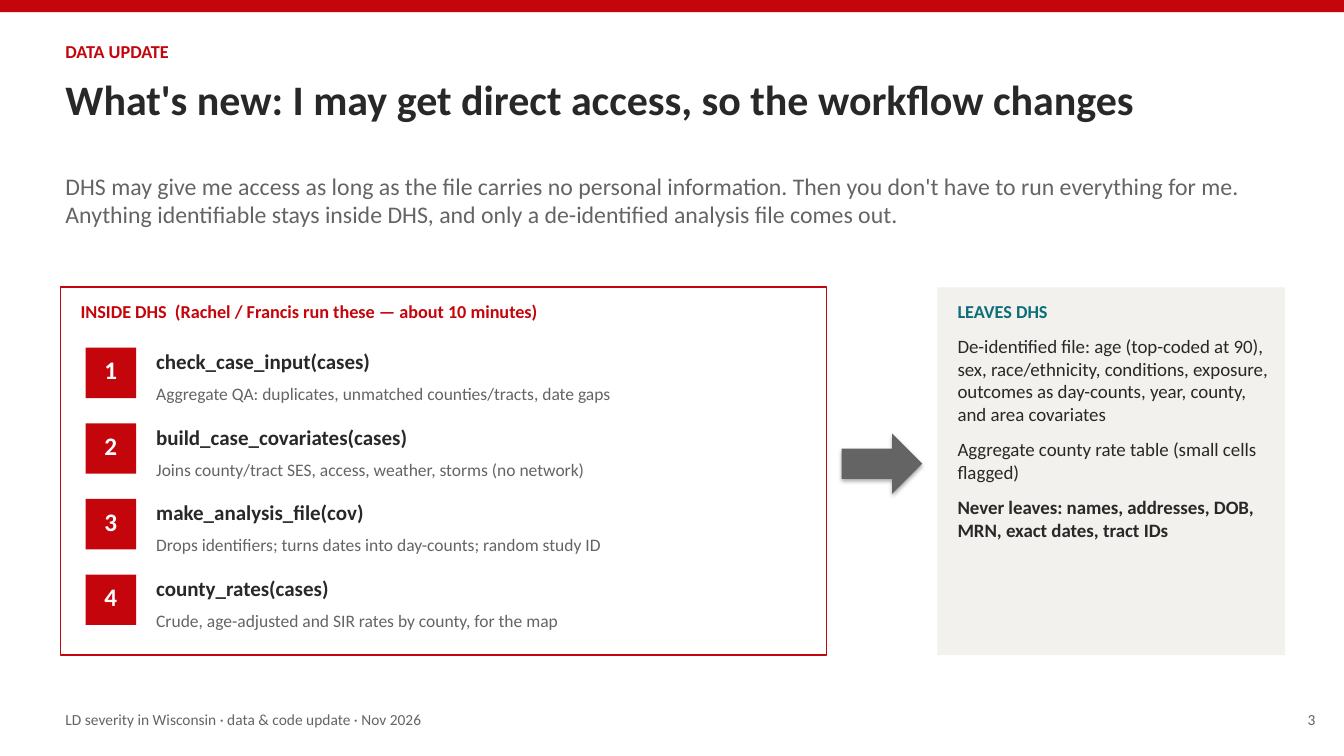
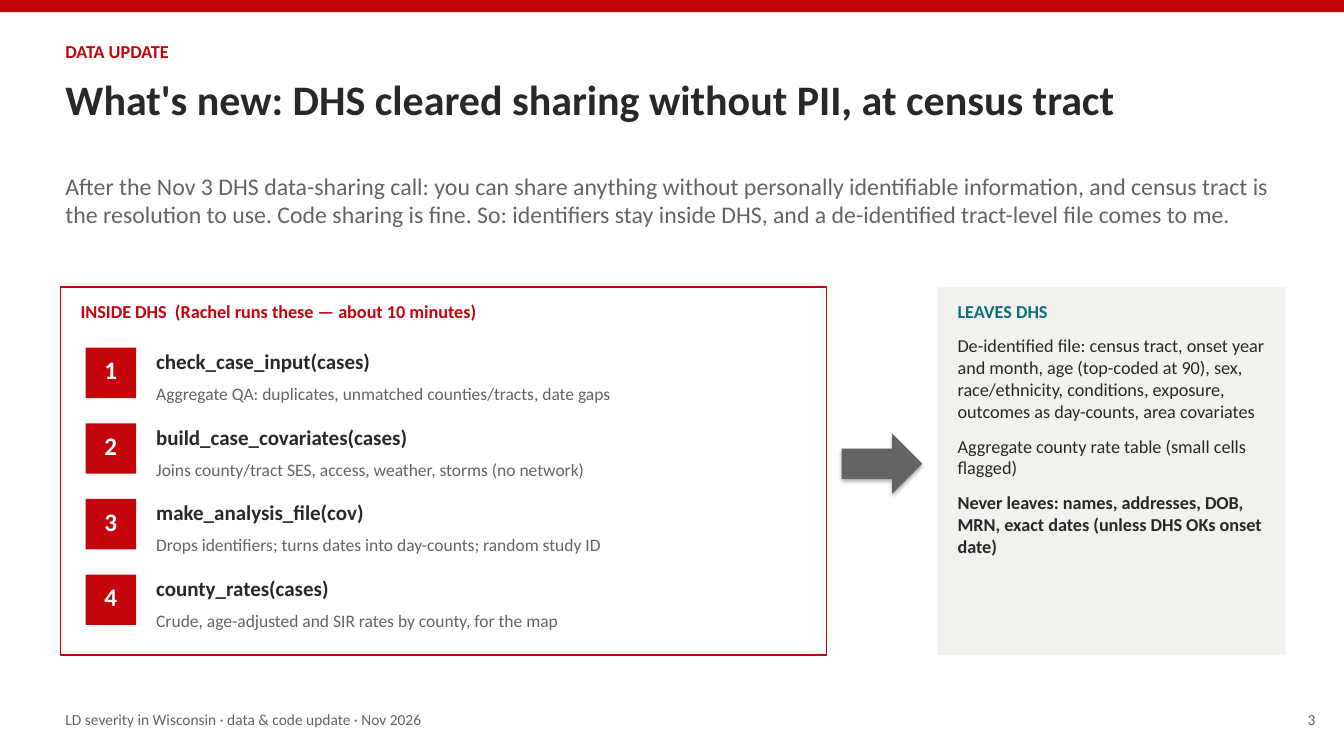
Before and after one commit to juel15401/Campinas_Dengue_Zika, a slide deck: slide 3 of legionnaires_update/deck/LD_project_update_for_Rachel_2026-11.pptx. Drawn at 1344x756 pixels with LibreOffice and Linux fonts; fonts in the diff are those of the drawing. Boxes give left, top, right and bottom in pixels: in the first picture for what was removed or moved away, otherwise in the second. Text is boxed around its words. In the diff, an @@ line names an element or a change of style, - is before the commit and + after.

```diff
--- a/legionnaires_update/deck/LD_project_update_for_Rachel_2026-11.pptx
+++ b/legionnaires_update/deck/LD_project_update_for_Rachel_2026-11.pptx
@@ text at (65,85,1114,122): text changed @@
-What's new: I may get direct access, so the workflow changes
+What's new: DHS cleared sharing without PII, at census tract
@@ text at (65,178,1268,227): text changed @@
-DHS may give me access as long as the file carries no personal information. Then you don't have to run everything for me. Anything identifiable stays inside DHS, and only a de-identified analysis file comes out.
+After the Nov 3 DHS data-sharing call: you can share anything without personally identifiable information, and census tract is the resolution to use. Code sharing is fine. So: identifiers stay inside DHS, and a de-identified tract-level file comes to me.
@@ text at (81,304,476,321): text changed @@
-INSIDE DHS (Rachel / Francis run these — about 10 minutes)
+INSIDE DHS (Rachel runs these — about 10 minutes)
@@ text at (958,339,1264,421): text changed; size 13.5 to 13 pt @@
-De-identified file: age (top-coded at 90), sex, race/ethnicity, conditions, exposure, outcomes as day-counts, year, county, and area covariates
+De-identified file: census tract, onset year and month, age (top-coded at 90), sex, race/ethnicity, conditions, exposure, outcomes as day-counts, area covariates
@@ text at (958,440,1246,477): size 13.5 to 13 pt in "Aggregate county rate table (small cells flagged)" @@
@@ text at (958,496,1262,556): text changed; size 13.5 to 13 pt @@
-Never leaves: names, addresses, DOB, MRN, exact dates, tract IDs
+Never leaves: names, addresses, DOB, MRN, exact dates (unless DHS OKs onset date)
```
Also in this commit, not shown: 5 other slides changed, 7 other files.
